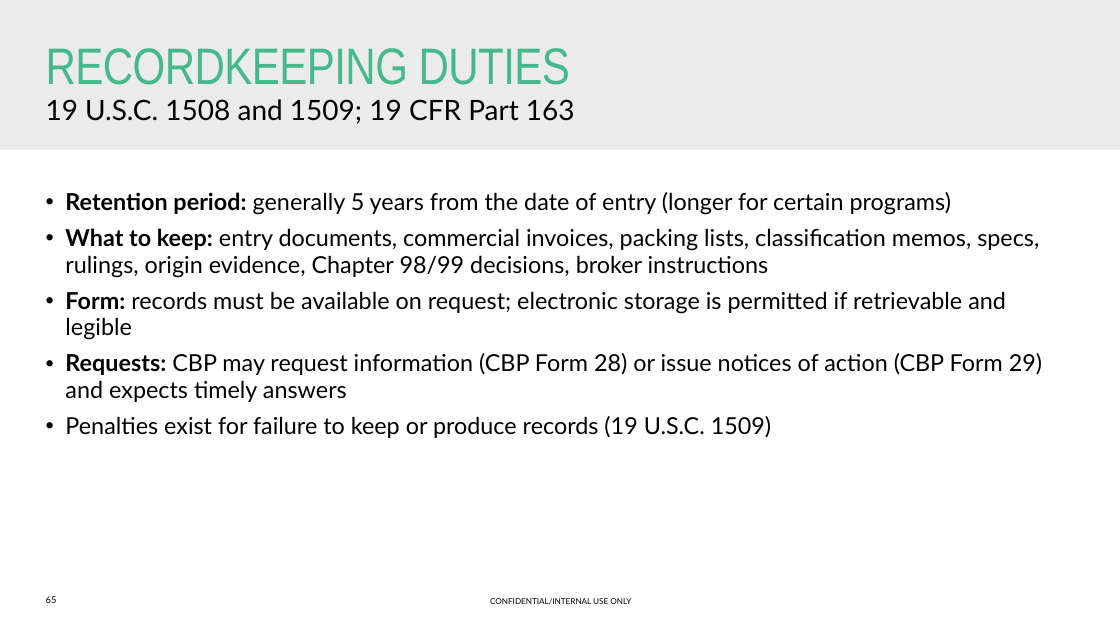
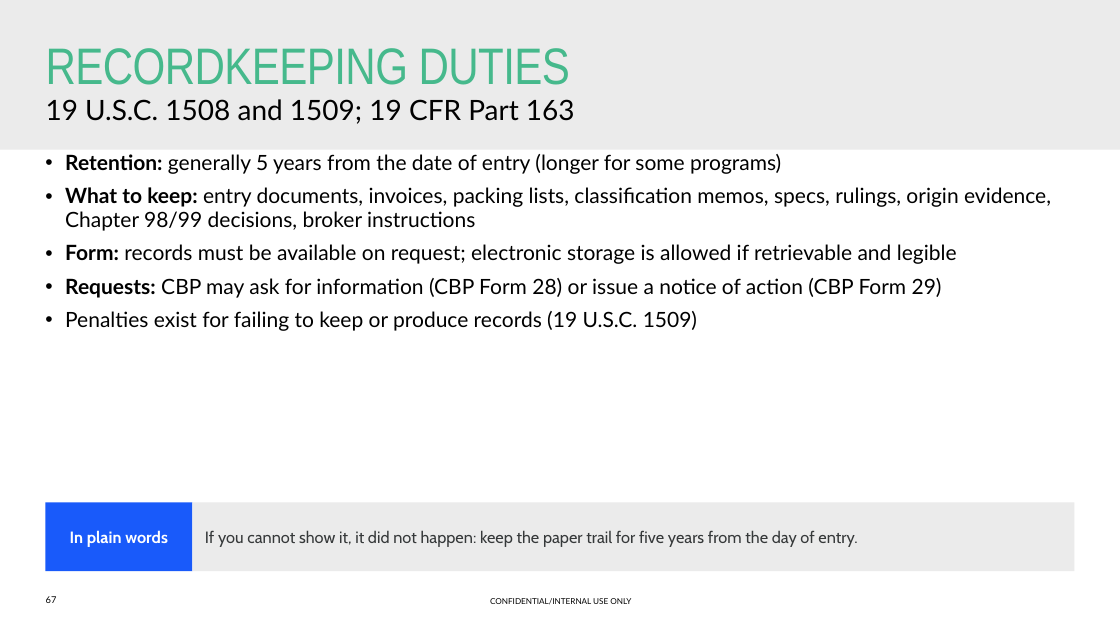
Before and after one commit to lars1909lg-bot/TradeKPI, a slide deck: slide 67 of training/Straumann_US_HTS_Classification_Training.pptx (slide 65 before the commit). Drawn at 1120x630 pixels with LibreOffice and Linux fonts; fonts in the diff are those of the drawing; background and template pictures are left out. Boxes give left, top, right and bottom in pixels: in the first picture for what was removed or moved away, otherwise in the second. Text is boxed around its words. In the diff, an @@ line names an element or a change of style, - is before the commit and + after.

```diff
--- a/training/Straumann_US_HTS_Classification_Training.pptx
+++ b/training/Straumann_US_HTS_Classification_Training.pptx
@@ text at bbox=[65, 154, 1051, 331]: text changed; size 20 to 18 pt @@
-• Retention period: generally 5 years from the date of entry (longer for certain programs)
-• What to keep: entry documents, commercial invoices, packing lists, classification memos, specs, rulings, origin evidence, Chapter 98/99 decisions, broker instructions
-• Form: records must be available on request; electronic storage is permitted if retrievable and legible
-• Requests: CBP may request information (CBP Form 28) or issue notices of action (CBP Form 29) and expects timely answers
-• Penalties exist for failure to keep or produce records (19 U.S.C. 1509)
+• Retention: generally 5 years from the date of entry (longer for some programs)
+• What to keep: entry documents, invoices, packing lists, classification memos, specs, rulings, origin evidence, Chapter 98/99 decisions, broker instructions
+• Form: records must be available on request; electronic storage is allowed if retrievable and legible
+• Requests: CBP may ask for information (CBP Form 28) or issue a notice of action (CBP Form 29)
+• Penalties exist for failing to keep or produce records (19 U.S.C. 1509)
@@ rectangle added at bbox=[45, 502, 192, 571], fill #195AFA, 14 pt, text #FFFFFF, bold @@
+In plain words
@@ rectangle added at bbox=[192, 502, 1075, 571], fill #EBEBEB, 14 pt, text #36393A @@
+If you cannot show it, it did not happen: keep the paper trail for five years from the day of entry.
@@ page number at bbox=[46, 596, 57, 603]: text changed @@
-65
+67
```
Also in this commit, not shown: 77 other slides changed, 4 slides added, 2 slides removed, 1 other file.
